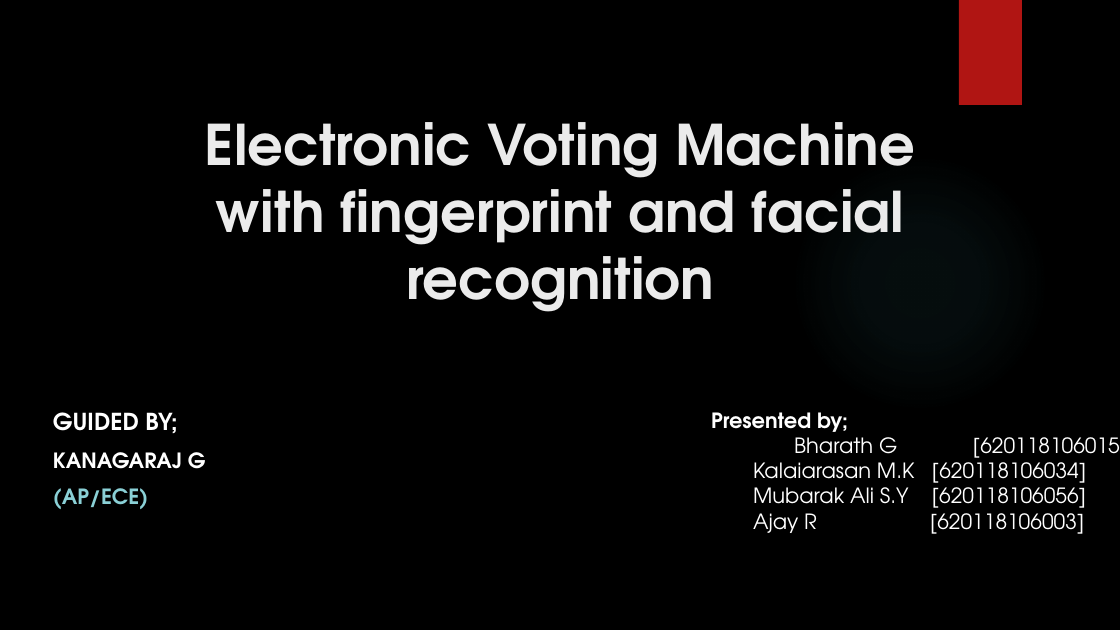
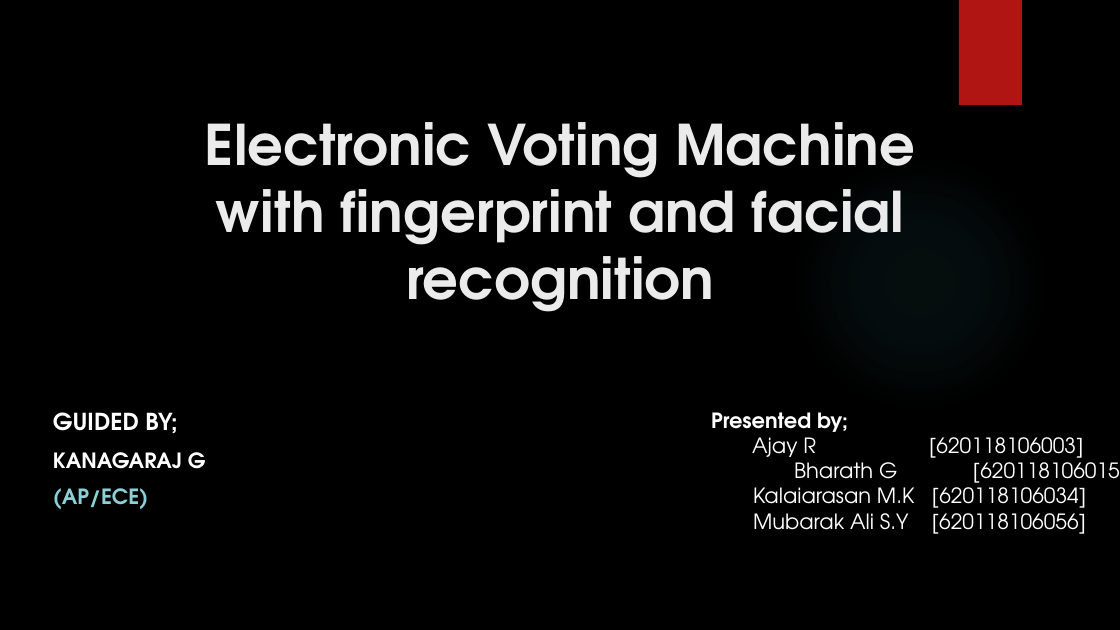
Before and after one commit to Humanpredator/Dream-Epic, a slide deck: slide 1 of Our Project PPT/Model Review/Model review.pptx. Drawn at 1120x630 pixels with LibreOffice and Linux fonts; fonts in the diff are those of the drawing; background and template pictures are left out. Boxes give left, top, right and bottom in pixels: in the first picture for what was removed or moved away, otherwise in the second. Text is boxed around its words. In the diff, an @@ line names an element or a change of style, - is before the commit and + after.

```diff
--- a/Our Project PPT/Model Review/Model review.pptx
+++ b/Our Project PPT/Model Review/Model review.pptx
@@ text at (752,437,1083,463): paragraph added @@
+Ajay R [620118106003]
@@ text at (753,507,1084,534): paragraph removed @@
-Ajay R [620118106003]
```
Also in this commit, not shown: 1 other slide changed, 1 other file.
